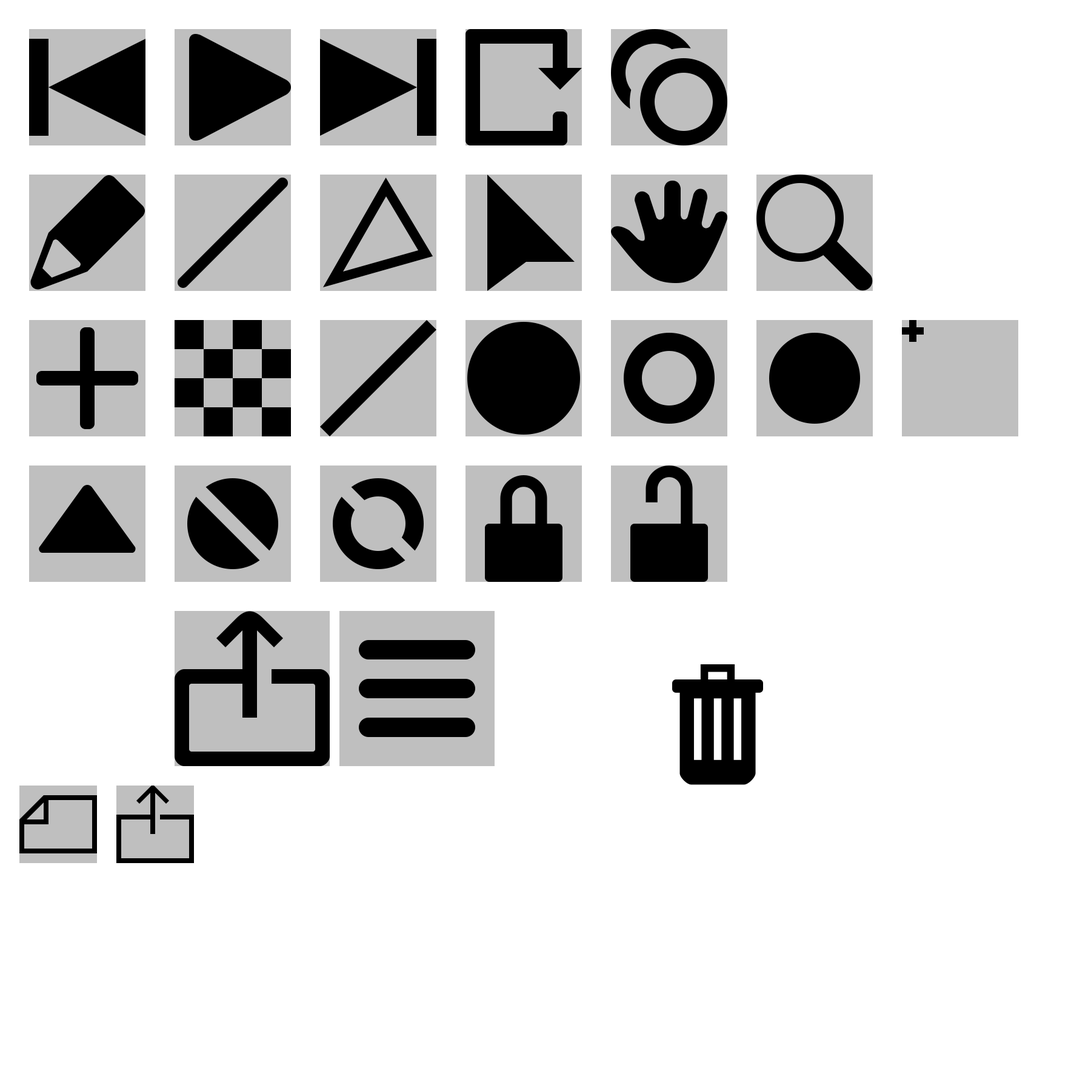
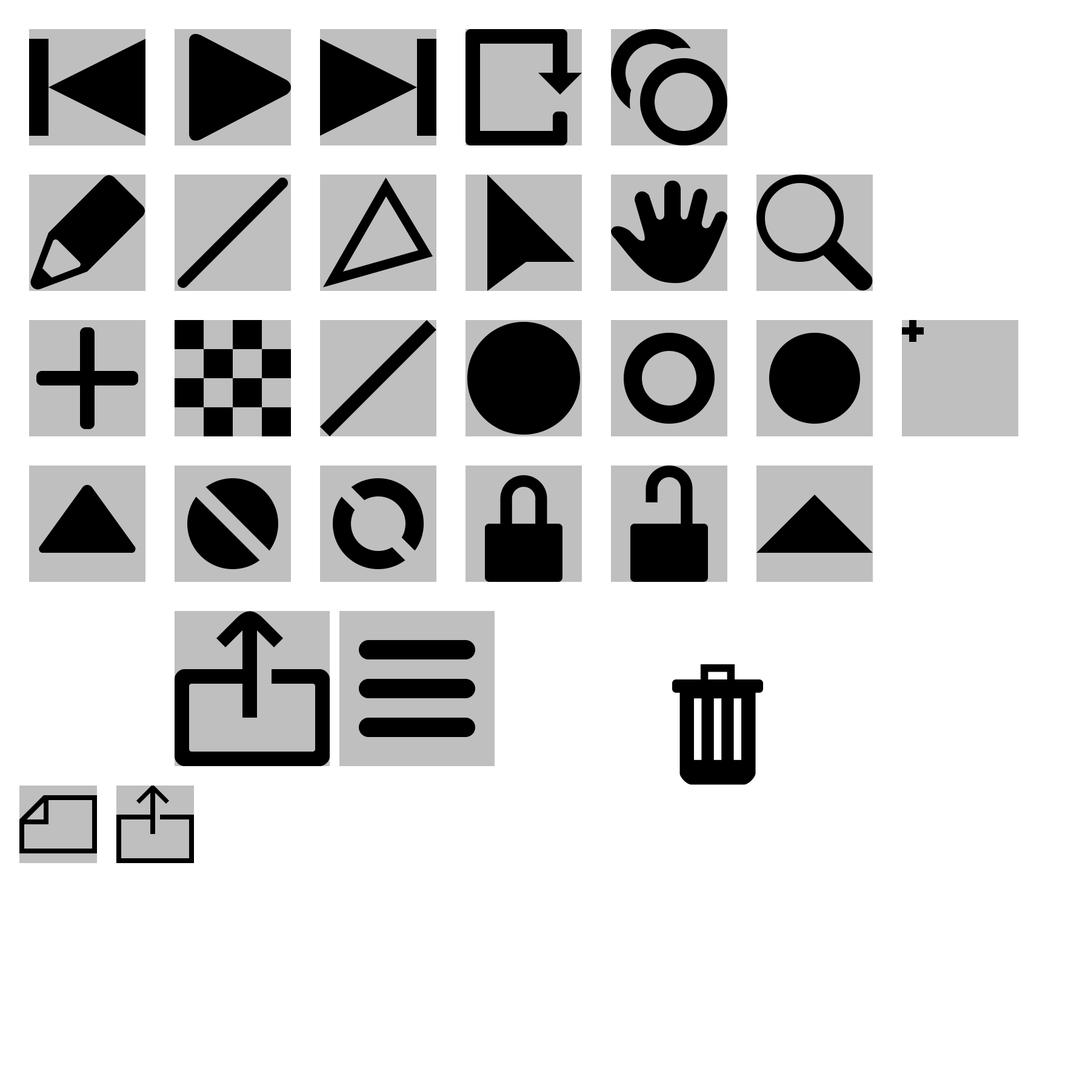
Revision of a layered 1091 × 1091 image; what changed, layer by layer:
renamed "loop copy" to "loop", painted on it over bbox(538, 67, 583, 95)
added group "tail" (1st of 2, in "components") with 2 layers in group "components" over bbox(756, 465, 874, 583)
added layer "tail" (2nd of 2, in "components" › "tail") in group "tail" over bbox(756, 494, 874, 554)
added layer "bounds" (5th of 8, in "components" › "tail") (25%) in group "tail" over bbox(756, 465, 874, 583)
